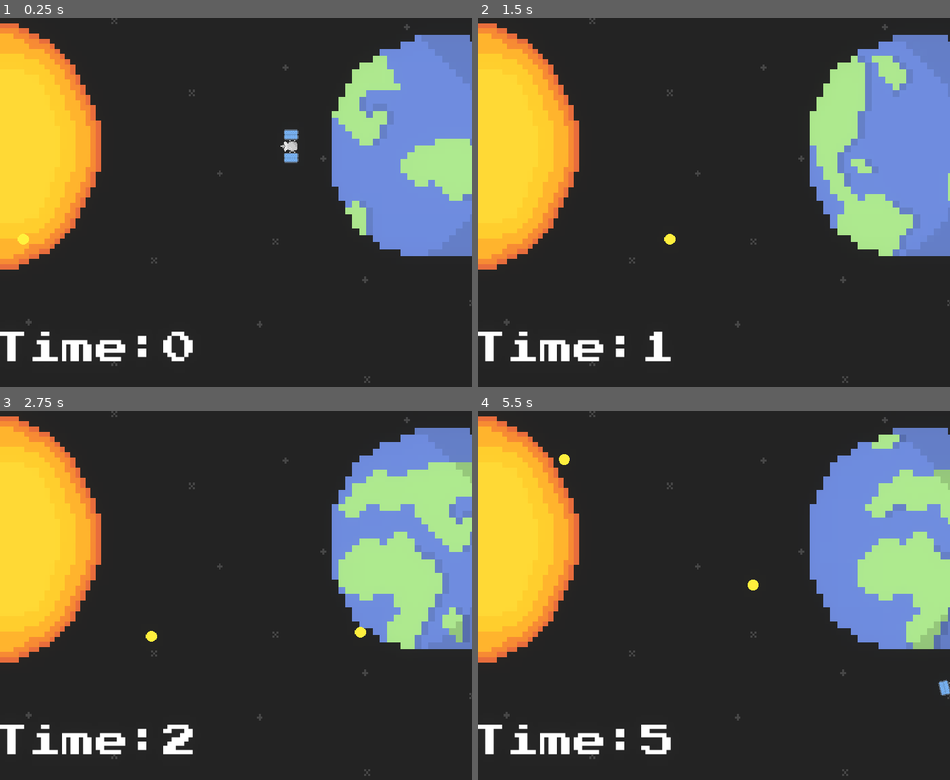
Above: before the commit, frames 1-4 (two rows, left to right).
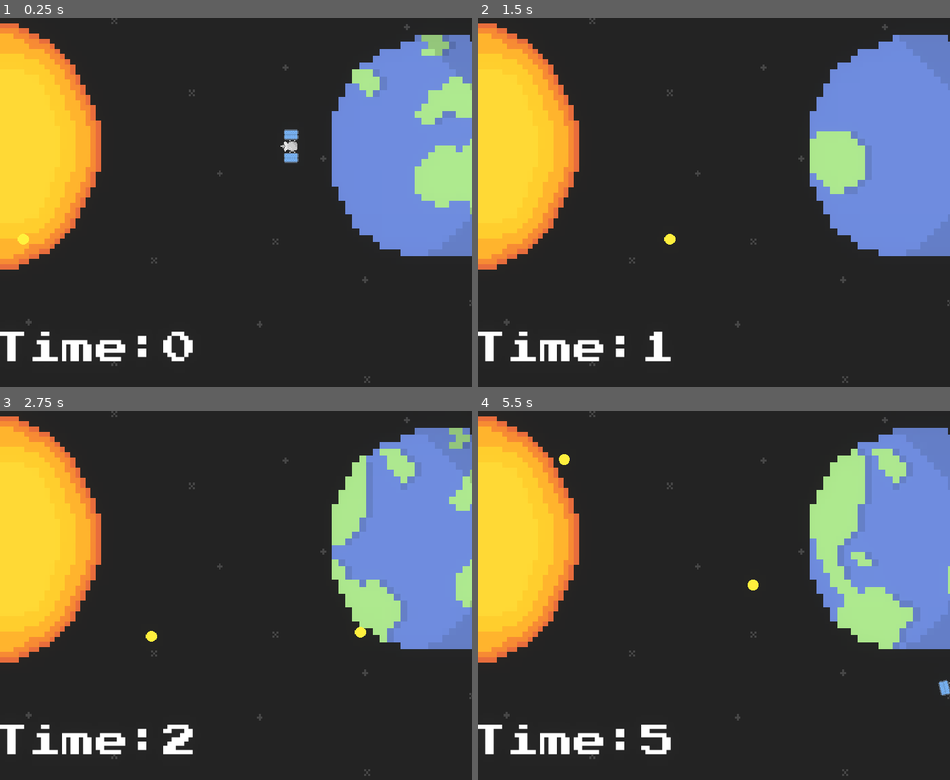
Above: after the commit, the same moments.

Repository: Liamx220/MiniJam76
Game: Godot game, scene res://main.tscn
The game is run twice, just before and just after one commit, with the same random seed, the same clock (stepped at 60 frames per second) and the same inputs.
Inputs:
- Up to frame 1 (0.25 s): no input
- Up to frame 2 (1.5 s): hold D (right) 0.53-1.28 s; tap Enter at 1.25 s; hold A (left) from 1.28 s (still down)
- Up to frame 3 (2.75 s): release A (left) at 2.03 s; hold D (right) from 2.03 s (still down)
- Up to frame 4 (5.5 s): release D (right) at 3.53 s; hold A (left) from 3.53 s (still down)

The runs differ from the first frame. In frame 1, 3.9% of the frame differs, in the area x 70-100%, y 4-59%; in frame 2, 4.9%; in frame 3, 9.6%; in frame 4, 10%, in the area x 70-100%, y 6-65%.

Commit message:
added tutorial

Diff:
--- a/MiniJam76/MiniJam76/earth.tscn
+++ b/MiniJam76/MiniJam76/earth.tscn
@@ -69,7 +69,7 @@
 [node name="AnimatedSprite" type="AnimatedSprite" parent="."]
 scale = Vector2( 10.2412, 10.2412 )
 frames = SubResource( 10 )
-frame = 5
+frame = 2
 playing = true
 
 [node name="CollisionShape2D" type="CollisionShape2D" parent="."]
--- /dev/null
+++ b/MiniJam76/MiniJam76/mainmenu.gd
@@ -0,0 +1,24 @@
+extends Node2D
+
+
+# Declare member variables here. Examples:
+# var a = 2
+# var b = "text"
+
+
+# Called when the node enters the scene tree for the first time.
+func _ready():
+	pass # Replace with function body.
+
+
+# Called every frame. 'delta' is the elapsed time since the previous frame.
+#func _process(delta):
+#	pass
+
+
+func _on_Button2_pressed():
+	get_tree().quit()
+
+
+func _on_Button_pressed():
+	pass # Replace with function body.
--- a/MiniJam76/MiniJam76/mainmenu.tscn
+++ b/MiniJam76/MiniJam76/mainmenu.tscn
@@ -1,9 +1,8 @@
-[gd_scene load_steps=7 format=2]
+[gd_scene load_steps=8 format=2]
 
 [ext_resource path="res://Sprites/background.png" type="Texture" id=1]
 [ext_resource path="res://PressStart2P-Regular.ttf" type="DynamicFontData" id=2]
-[ext_resource path="res://icon.png" type="Texture" id=3]
-[ext_resource path="res://earth_placeholder.png" type="Texture" id=4]
+[ext_resource path="res://mainmenu.gd" type="Script" id=3]
 
 [sub_resource type="DynamicFont" id=1]
 size = 75
@@ -13,7 +12,21 @@
 size = 42
 font_data = ExtResource( 2 )
 
+[sub_resource type="DynamicFont" id=3]
+size = 38
+font_data = ExtResource( 2 )
+
+[sub_resource type="Environment" id=17]
+background_mode = 4
+glow_enabled = true
+glow_intensity = 0.44
+glow_strength = 0.77
+glow_bloom = 0.36
+glow_blend_mode = 0
+glow_bicubic_upscale = true
+
 [node name="mainmenu" type="Node2D"]
+script = ExtResource( 3 )
 
 [node name="Control" type="Control" parent="."]
 margin_right = 701.0
@@ -57,10 +70,37 @@
 text = "MiniJam76"
 align = 1
 
-[node name="TextureButton" type="TextureButton" parent="Control"]
-margin_left = 355.067
-margin_top = 351.063
-margin_right = 395.067
-margin_bottom = 391.063
-texture_normal = ExtResource( 3 )
-texture_hover = ExtResource( 4 )
+[node name="Button" type="Button" parent="Control"]
+anchor_left = 0.5
+anchor_top = 0.5
+anchor_right = 0.5
+anchor_bottom = 0.5
+margin_left = -128.5
+margin_top = -97.0
+margin_right = 128.5
+margin_bottom = -23.0
+custom_fonts/font = SubResource( 3 )
+text = "Play!"
+__meta__ = {
+"_edit_use_anchors_": false
+}
+
+[node name="Button2" type="Button" parent="Control"]
+anchor_left = 0.5
+anchor_top = 0.5
+anchor_right = 0.5
+anchor_bottom = 0.5
+margin_left = -128.5
+margin_top = 3.0
+margin_right = 128.5
+margin_bottom = 77.0
+custom_fonts/font = SubResource( 3 )
+text = "Quit"
+__meta__ = {
+"_edit_use_anchors_": false
+}
+
+[node name="WorldEnvironment" type="WorldEnvironment" parent="."]
+environment = SubResource( 17 )
+[connection signal="pressed" from="Control/Button" to="." method="_on_Button_pressed"]
+[connection signal="pressed" from="Control/Button2" to="." method="_on_Button2_pressed"]
--- /dev/null
+++ b/MiniJam76/MiniJam76/tutorial1.gd
@@ -0,0 +1,20 @@
+extends Node2D
+
+
+# Declare member variables here. Examples:
+# var a = 2
+# var b = "text"
+
+
+# Called when the node enters the scene tree for the first time.
+func _ready():
+	pass # Replace with function body.
+
+
+# Called every frame. 'delta' is the elapsed time since the previous frame.
+#func _process(delta):
+#	pass
+
+
+func _on_Button_pressed():
+	get_tree().change_scene("res://tutorial2.tscn")
--- /dev/null
+++ b/MiniJam76/MiniJam76/tutorial1.tscn
@@ -0,0 +1,106 @@
+[gd_scene load_steps=16 format=2]
+
+[ext_resource path="res://PressStart2P-Regular.ttf" type="DynamicFontData" id=1]
+[ext_resource path="res://player.gd" type="Script" id=2]
+[ext_resource path="res://Sprites/satellite_blink.png" type="Texture" id=3]
+[ext_resource path="res://earth.tscn" type="PackedScene" id=4]
+[ext_resource path="res://earth.gd" type="Script" id=5]
+[ext_resource path="res://tutorial1.gd" type="Script" id=6]
+[ext_resource path="res://sun.tscn" type="PackedScene" id=7]
+[ext_resource path="res://Sprites/background.png" type="Texture" id=8]
+
+[sub_resource type="RectangleShape2D" id=18]
+extents = Vector2( 8.29504, 17.9775 )
+
+[sub_resource type="AtlasTexture" id=14]
+atlas = ExtResource( 3 )
+region = Rect2( 0, 0, 31, 16 )
+
+[sub_resource type="AtlasTexture" id=15]
+atlas = ExtResource( 3 )
+region = Rect2( 31, 0, 31, 16 )
+
+[sub_resource type="SpriteFrames" id=16]
+animations = [ {
+"frames": [ SubResource( 14 ), SubResource( 15 ) ],
+"loop": true,
+"name": "default",
+"speed": 1.0
+} ]
+
+[sub_resource type="RectangleShape2D" id=17]
+extents = Vector2( 10.161, 22.4356 )
+
+[sub_resource type="DynamicFont" id=19]
+size = 44
+font_data = ExtResource( 1 )
+
+[sub_resource type="DynamicFont" id=20]
+size = 40
+font_data = ExtResource( 1 )
+
+[node name="tutorial1" type="Node2D"]
+script = ExtResource( 6 )
+
+[node name="background" type="Sprite" parent="."]
+position = Vector2( 463.215, 273.228 )
+scale = Vector2( 2.9505, 3.14692 )
+texture = ExtResource( 8 )
+
+[node name="earth" type="StaticBody2D" parent="." instance=ExtResource( 4 )]
+position = Vector2( 655.597, 265.336 )
+script = ExtResource( 5 )
+
+[node name="satellite" type="KinematicBody2D" parent="." groups=[
+"player",
+]]
+position = Vector2( 656.029, 265.065 )
+scale = Vector2( 1.38587, 1.38587 )
+z_as_relative = false
+script = ExtResource( 2 )
+
+[node name="CollisionShape2D" type="CollisionShape2D" parent="satellite"]
+position = Vector2( -161.592, 0.532471 )
+shape = SubResource( 18 )
+
+[node name="Sprite" type="AnimatedSprite" parent="satellite"]
+position = Vector2( -163.586, 1.21353 )
+rotation = -1.5708
+scale = Vector2( 1.238, 1.238 )
+frames = SubResource( 16 )
+frame = 1
+playing = true
+
+[node name="Area2D" type="Area2D" parent="satellite"]
+
+[node name="CollisionShape2D" type="CollisionShape2D" parent="satellite/Area2D"]
+position = Vector2( -161.437, 0.429047 )
+shape = SubResource( 17 )
+
+[node name="Node2D" type="Node2D" parent="." instance=ExtResource( 7 )]
+visible = false
+
+[node name="Label" type="Label" parent="."]
+margin_left = 9.0
+margin_top = 9.0
+margin_right = 406.0
+margin_bottom = 429.0
+custom_fonts/font = SubResource( 19 )
+text = "Use the Left and Right arrow keys or A and D to rotate the satellite"
+autowrap = true
+__meta__ = {
+"_edit_use_anchors_": false
+}
+
+[node name="Button" type="Button" parent="."]
+margin_left = 114.699
+margin_top = 446.587
+margin_right = 328.699
+margin_bottom = 527.587
+custom_fonts/font = SubResource( 20 )
+text = "Next"
+__meta__ = {
+"_edit_use_anchors_": false
+}
+[connection signal="area_entered" from="satellite/Area2D" to="satellite" method="_on_Area2D_area_entered"]
+[connection signal="pressed" from="Button" to="." method="_on_Button_pressed"]
--- /dev/null
+++ b/MiniJam76/MiniJam76/tutorial2.tscn
@@ -0,0 +1,68 @@
+[gd_scene load_steps=12 format=2]
+
+[ext_resource path="res://spawner.gd" type="Script" id=1]
+[ext_resource path="res://player.gd" type="Script" id=2]
+[ext_resource path="res://Sprites/satellite_blink.png" type="Texture" id=3]
+[ext_resource path="res://spawner.tscn" type="PackedScene" id=6]
+[ext_resource path="res://sun.tscn" type="PackedScene" id=7]
+[ext_resource path="res://Sprites/background.png" type="Texture" id=8]
+
+[sub_resource type="RectangleShape2D" id=1]
+extents = Vector2( 8.29504, 17.9775 )
+
+[sub_resource type="AtlasTexture" id=2]
+atlas = ExtResource( 3 )
+region = Rect2( 0, 0, 31, 16 )
+
+[sub_resource type="AtlasTexture" id=3]
+atlas = ExtResource( 3 )
+region = Rect2( 31, 0, 31, 16 )
+
+[sub_resource type="SpriteFrames" id=4]
+animations = [ {
+"frames": [ SubResource( 2 ), SubResource( 3 ) ],
+"loop": true,
+"name": "default",
+"speed": 1.0
+} ]
+
+[sub_resource type="RectangleShape2D" id=5]
+extents = Vector2( 10.161, 22.4356 )
+
+[node name="tutorial2" type="Node2D"]
+
+[node name="background" type="Sprite" parent="."]
+position = Vector2( 463.215, 273.228 )
+scale = Vector2( 2.9505, 3.14692 )
+texture = ExtResource( 8 )
+
+[node name="spawner" type="Node" parent="." instance=ExtResource( 6 )]
+script = ExtResource( 1 )
+
+[node name="satellite" type="KinematicBody2D" parent="." groups=[
+"player",
+]]
+position = Vector2( 656.029, 188.651 )
+scale = Vector2( 1.38587, 1.38587 )
+z_as_relative = false
+script = ExtResource( 2 )
+
+[node name="CollisionShape2D" type="CollisionShape2D" parent="satellite"]
+position = Vector2( -161.592, 0.532471 )
+shape = SubResource( 1 )
+
+[node name="Sprite" type="AnimatedSprite" parent="satellite"]
+position = Vector2( -163.586, 1.21353 )
+rotation = -1.5708
+scale = Vector2( 1.238, 1.238 )
+frames = SubResource( 4 )
+playing = true
+
+[node name="Area2D" type="Area2D" parent="satellite"]
+
+[node name="CollisionShape2D" type="CollisionShape2D" parent="satellite/Area2D"]
+position = Vector2( -161.437, 0.429047 )
+shape = SubResource( 5 )
+
+[node name="Node2D" type="Node2D" parent="." instance=ExtResource( 7 )]
+[connection signal="area_entered" from="satellite/Area2D" to="satellite" method="_on_Area2D_area_entered"]
